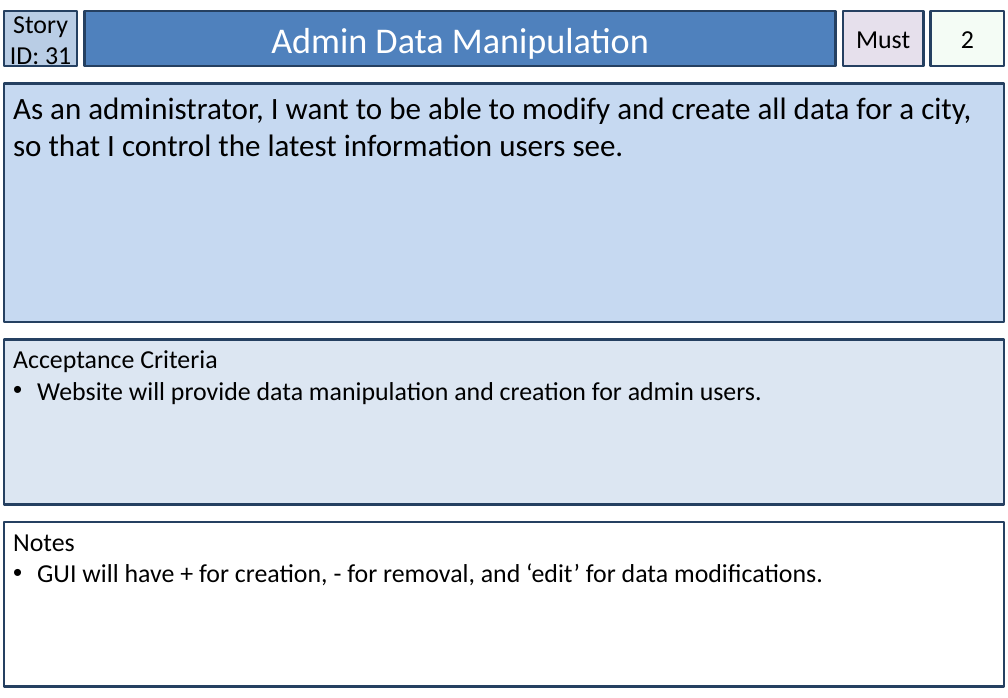
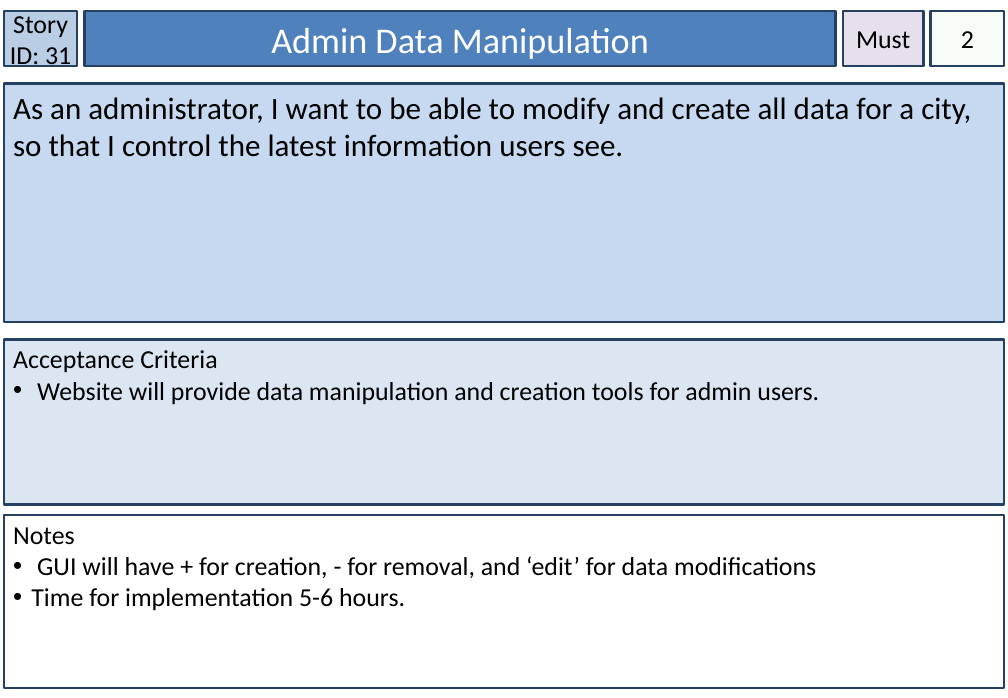
Before and after one commit to amckellar28/I-am-the-Scrub-Master, a slide deck: slide 32 of User Stories.pptx. Drawn at 1008x698 pixels with LibreOffice and Linux fonts; fonts in the diff are those of the drawing. Boxes give left, top, right and bottom in pixels: in the first picture for what was removed or moved away, otherwise in the second. Text is boxed around its words. In the diff, an @@ line names an element or a change of style, - is before the commit and + after.

```diff
--- a/User Stories.pptx
+++ b/User Stories.pptx
@@ text in rectangle at box(37, 382, 819, 405): text changed @@
-• Website will provide data manipulation and creation for admin users.
+• Website will provide data manipulation and creation tools for admin users.
@@ rectangle "Notes": place and size @@
-rectangle "Notes" at box(4, 522, 1004, 687)
+rectangle "Notes" at box(4, 515, 1004, 688)
@@ text in rectangle at box(31, 556, 816, 611): text changed @@
-• GUI will have + for creation, - for removal, and ‘edit’ for data modifications.
+• GUI will have + for creation, - for removal, and ‘edit’ for data modifications
+• Time for implementation 5-6 hours.
```
Also in this commit, not shown: 30 other slides changed, 3 slides added.
